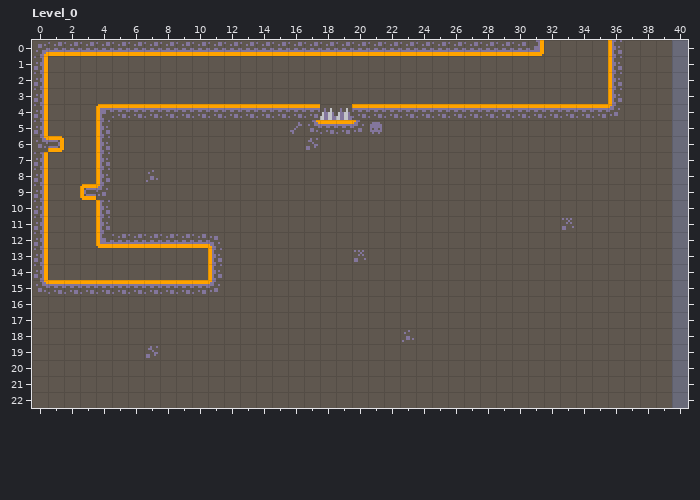
A LDtk project gets an edit: levels/game3.ldtk. That is the earlier state.
Cells are 8x8 px. Shown: Level_0 x 0..40, y 0..22. The commit also changed other parts of the map, which this record leaves out.
The result:
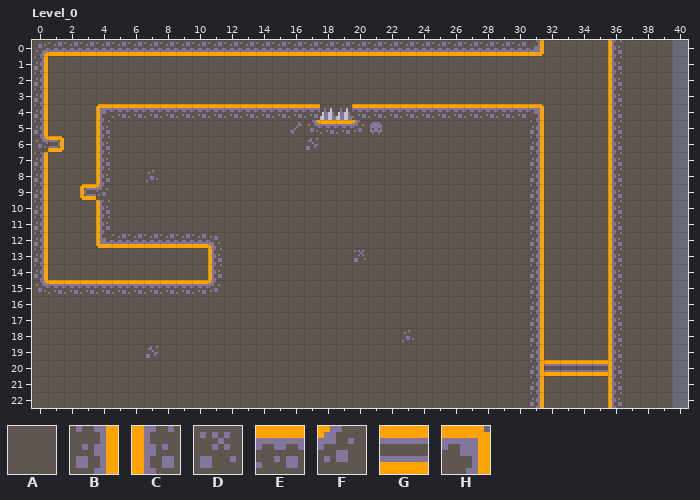
Key: from "Tilemap": A 2, B 18, C 20, D 32, E 34, F 35, G 49, H 64.
_ is an empty cell.
Diff:
layer "background" removed
Layer "Background":
Tile A is added in row 4 at x 32 to 35; in row 11 at x 33.
Layer "Ground":
Tile B replaces tile A in rows 5 to 22 at x 31.
Tile C replaces tile A in rows 5 to 22 at x 36.
Tile C replaces tile F in row 4 at x 36.
Tile G replaces tile A in row 20 at x 32 to 35.
Tile H replaces tile E in row 4 at x 31.
Tile D is removed in row 11 at x 33.
Tile E is removed in row 4 at x 32 to 35.
